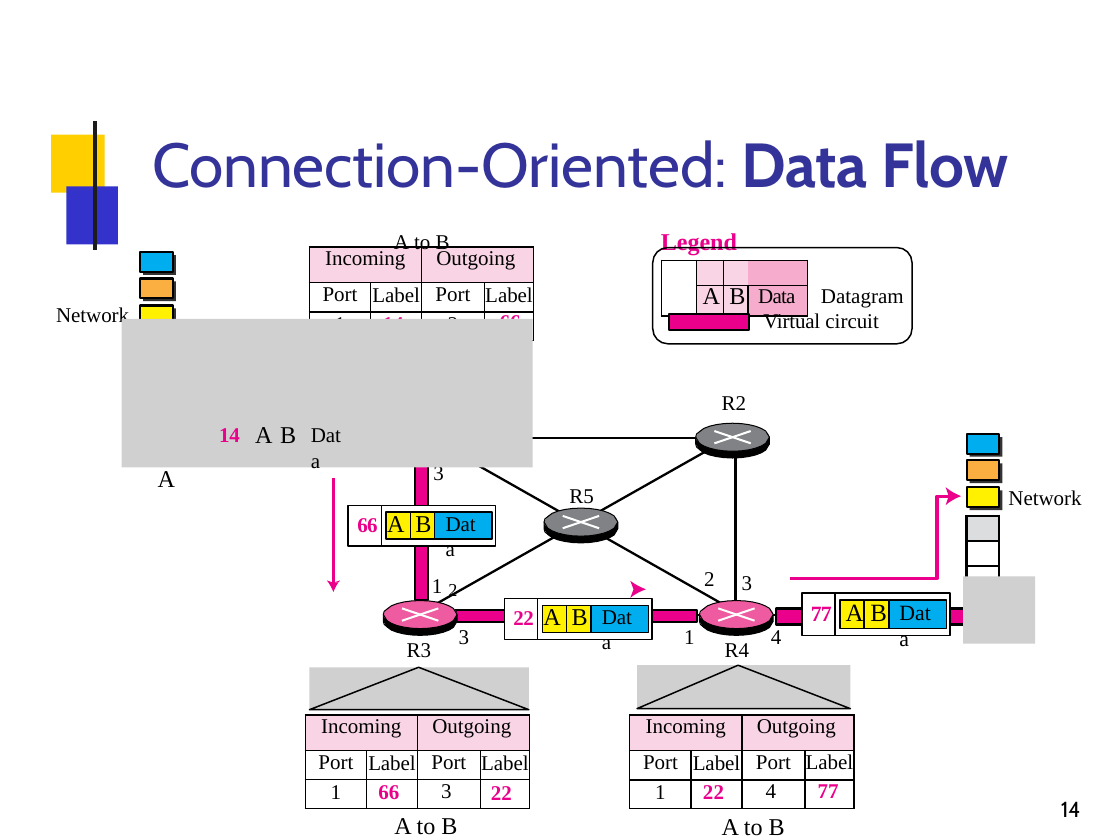
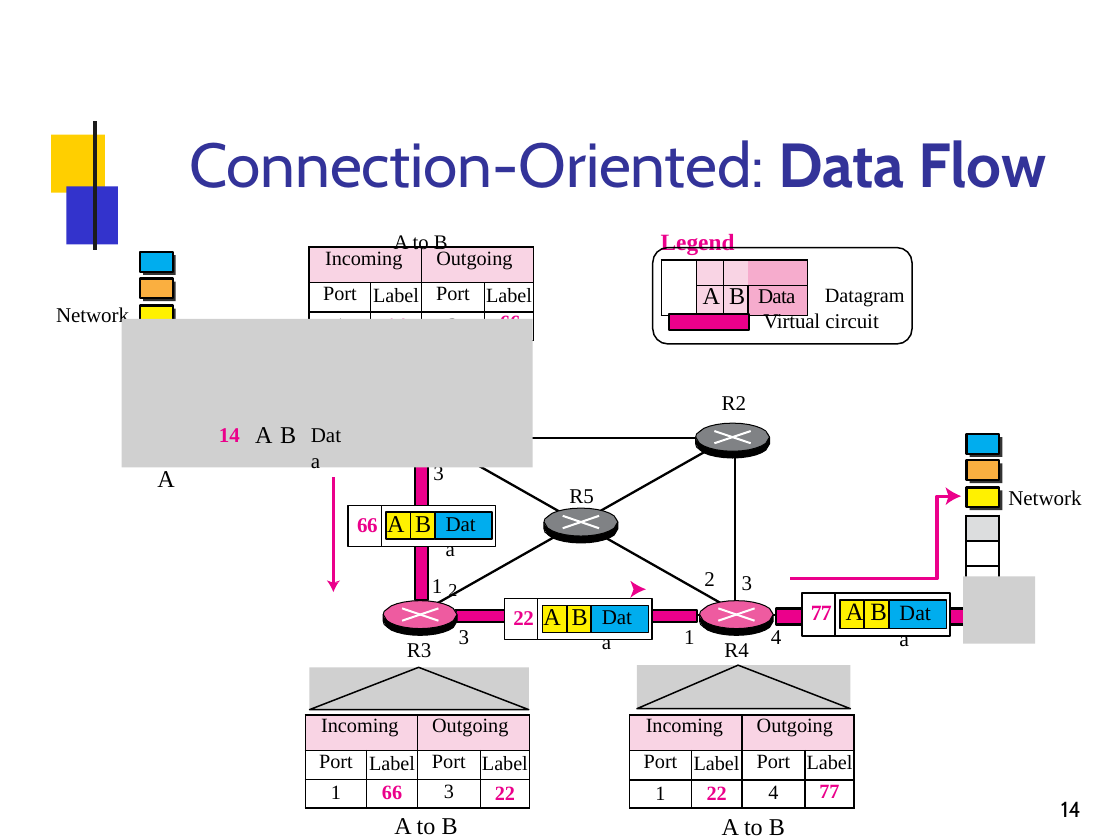
Before and after one commit to Al0nesauurs/etc, a slide deck: slide 14 of networkStudy/2015-02-204421-ipv4-parti.pptx. Drawn at 1120x840 pixels with LibreOffice and Linux fonts; fonts in the diff are those of the drawing; grey boxes stand for pictures; background and template pictures are left out. Boxes give left, top, right and bottom in pixels: in the first picture for what was removed or moved away, otherwise in the second. Text is boxed around its words. In the diff, an @@ line names an element or a change of style, - is before the commit and + after.

```diff
--- a/networkStudy/2015-02-204421-ipv4-parti.pptx
+++ b/networkStudy/2015-02-204421-ipv4-parti.pptx
@@ title "Connection-Oriented: Data Flow" at <box>189,140,1047,188</box>: alignment left to centre @@
@@ text "A to B Legend" at <box>394,233,905,306</box>: size 23.2 to 23 pt in "A to B"; size 15.5 to 15 pt in "Legend"; letter spacing 0.1 to 0 pt in "A B", "Datagram"; size 13.5 to 13 pt, letter spacing -0.1 to 0 pt in "Datagram"; indent changed @@
@@ table at <box>309,248,533,803</box> @@
@@ size 13.5 to 13 pt @@
@@ letter spacing -0.1 to 0 pt in "Label", "Label" @@
@@ letter spacing 0.1 to 0 pt in "Port", "14", "66" @@
@@ line spacing 13.9pt to 14pt @@
@@ outline redrawn in 5 elements at <box>422,435,734,612</box>, <box>653,248,913,344</box>, <box>700,615,774,636</box>, <box>700,600,774,628</box>, <box>700,600,774,628</box> @@
@@ table at <box>306,715,530,808</box> @@
@@ size 13.5 to 13 pt @@
@@ letter spacing -0.1 to 0 pt in "Label", "Label" @@
@@ letter spacing 0.1 to 0 pt in "66", "22" @@
@@ line spacing 15.9pt to 16pt @@
@@ table at <box>629,715,853,808</box> @@
@@ size 13.5 to 13 pt @@
@@ letter spacing -0.1 to 0 pt in "Label", "Label" @@
@@ letter spacing 0.1 to 0 pt in "Port", "22", "77" @@
@@ line spacing 14.8pt to 14.9pt @@
```
Also in this commit, not shown: 42 other slides changed, 1 other file.
